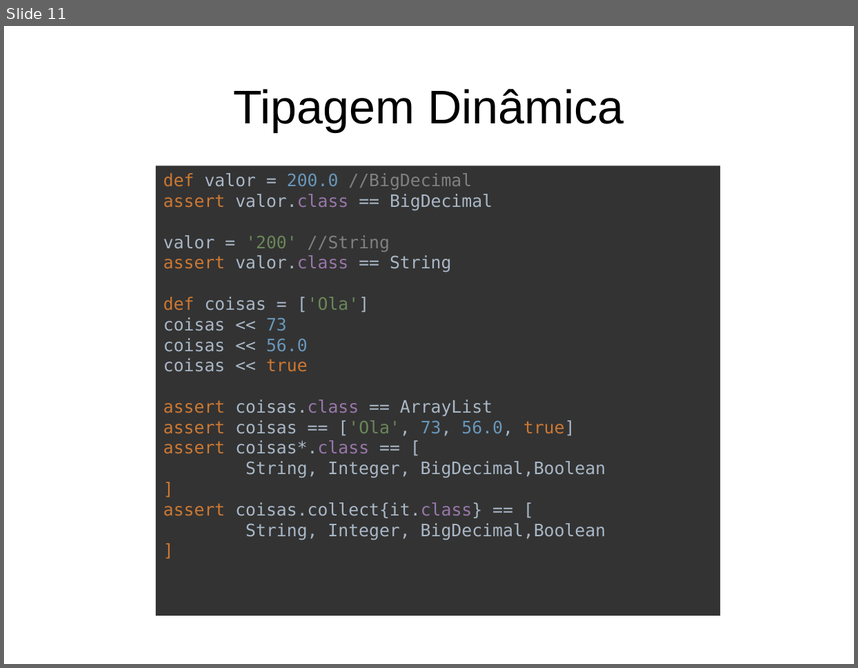
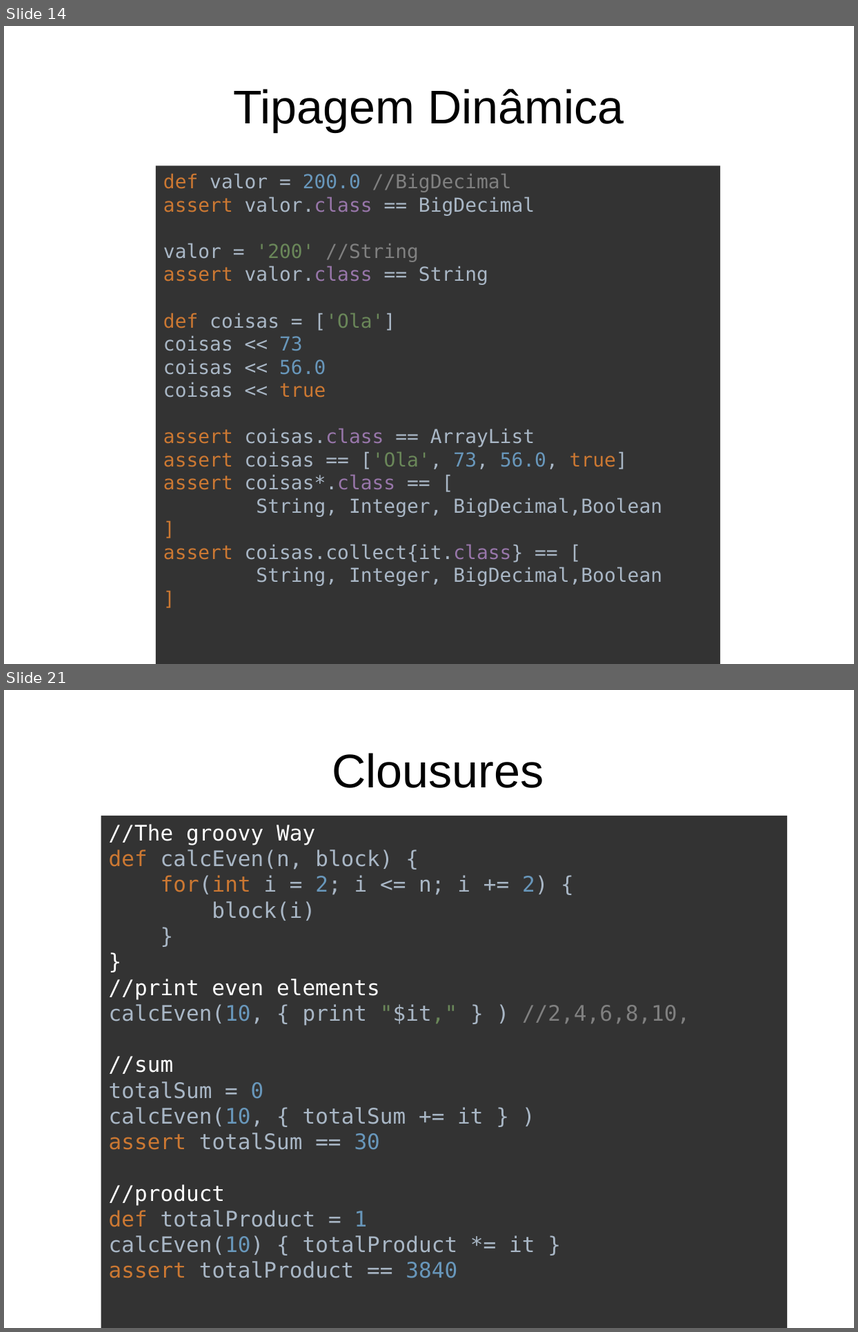
Before and after one commit to gitter-badger/lab-groovy, a slide deck: press/groovy_intro.odp. Shown one above the other, each under a label of ours: slide 11 before the commit, slides 14 and 21 after it; the slides between them are not shown. The pictures are 858x668 and 858x1332 pixels, drawn with LibreOffice and Linux fonts; fonts in the diff are those of the drawing. Boxes give left, top, right and bottom in pixels: in the first picture for what was removed or moved away, otherwise in the second. Text is boxed around its words. In the diff, an @@ line names an element or a change of style, - is before the commit and + after.

```diff
--- a/press/groovy_intro.odp
+++ b/press/groovy_intro.odp
@@ slide 21 added at (4,690,854,1328), background #FFFFFF @@
@@ title added at (332,753,544,788), 44 pt, text #000000 @@
+Clousures
@@ rectangle added at (101,816,788,1328), fill #333333, 20 pt, text #A9B7C6 @@
+//The groovy Way
+def calcEven(n, block) {
+for(int i = 2; i <= n; i += 2) {
+block(i)
+}
+}
+//print even elements
+calcEven(10, { print "$it," } ) //2,4,6,8,10,
+//sum
+totalSum = 0
+calcEven(10, { totalSum += it } )
+assert totalSum == 30
+//product
+def totalProduct = 1
+calcEven(10) { totalProduct *= it }
+assert totalProduct == 3840
@@ what was slide 11 is now slide 14 @@
@@ slide 14 changed as well @@
@@ rectangle "def valor = 200.0 //BigDecimal": place and size @@
-rectangle "def valor = 200.0 //BigDecimal" at (156,165,721,615)
+rectangle "def valor = 200.0 //BigDecimal" at (156,165,721,664)
@@ rectangle "def valor = 200.0 //BigDecimal" at (156,165,721,664): size 16 to 18 pt @@
```
Also in this commit, not shown: 9 other slides changed, 22 other slides added, 10 slides removed, 1 other file.
